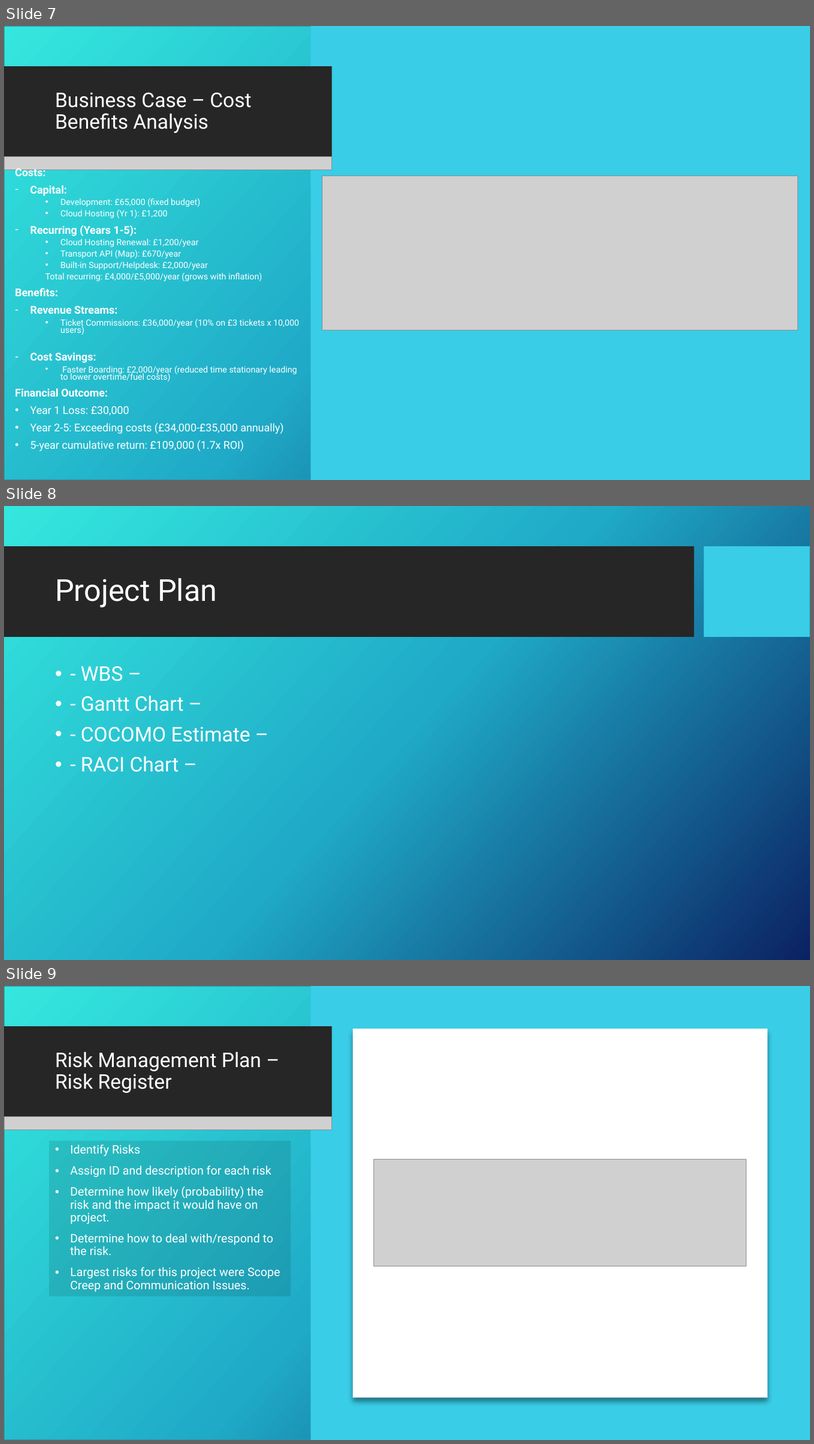
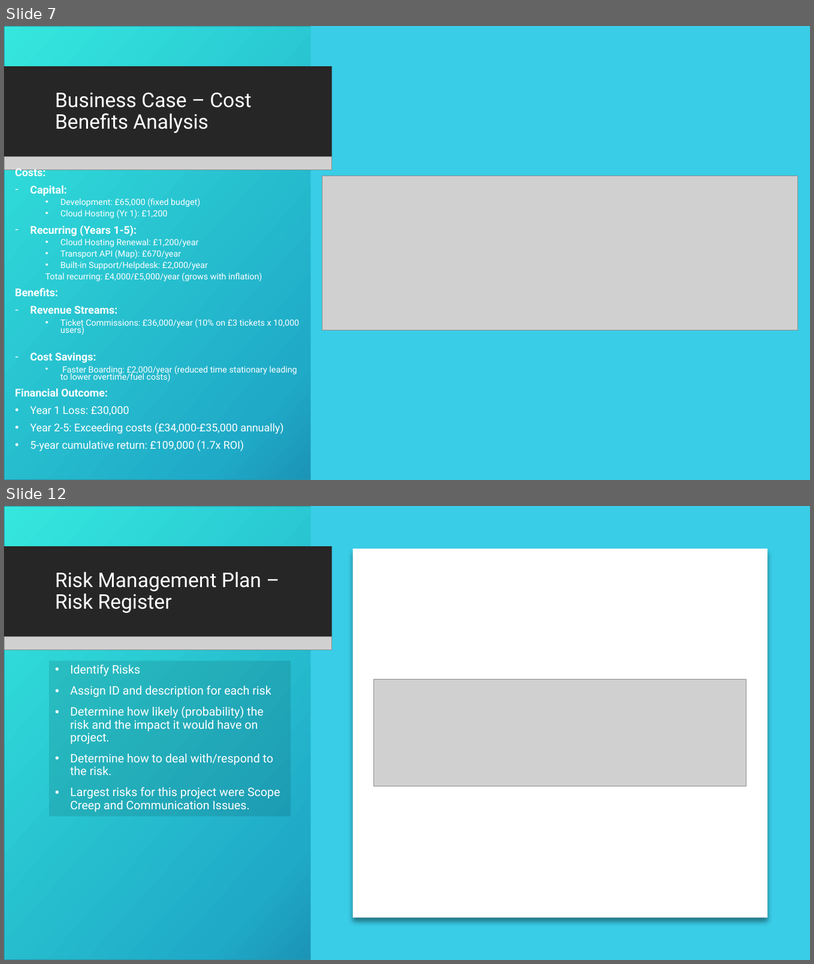
Before and after one commit to c3026923/south-yorkshire-bus-journey-planner, a slide deck: SY Bus Journey Planner Presentation.pptx. Shown one above the other, each under a label of ours: slides 7, 8 and 9 before the commit, slides 7 and 12 after it; the slides between them are not shown. The pictures are 814x1444 and 814x964 pixels, drawn with LibreOffice and Linux fonts; fonts in the diff are those of the drawing; grey boxes stand for pictures; background and template pictures are left out. Boxes give left, top, right and bottom in pixels: in the first picture for what was removed or moved away, otherwise in the second. Text is boxed around its words. In the diff, an @@ line names an element or a change of style, - is before the commit and + after.

```diff
--- a/SY Bus Journey Planner Presentation.pptx
+++ b/SY Bus Journey Planner Presentation.pptx
@@ slide 8 removed at (x1=4, y1=506, x2=810, y2=960), background picture (left out); not listed: 2 template elements that a slide beside it also shows @@
@@ title removed at (x1=55, y1=578, x2=217, y2=607) @@
-Project Plan
@@ text removed at (x1=81, y1=666, x2=251, y2=772) @@
-• - WBS –
-• - Gantt Chart –
-• - COCOMO Estimate –
-• - RACI Chart –
@@ what was slide 9 is now slide 12 @@
```
Also in this commit, not shown: 2 slides changed, 7 slides added, 2 other slides removed.
